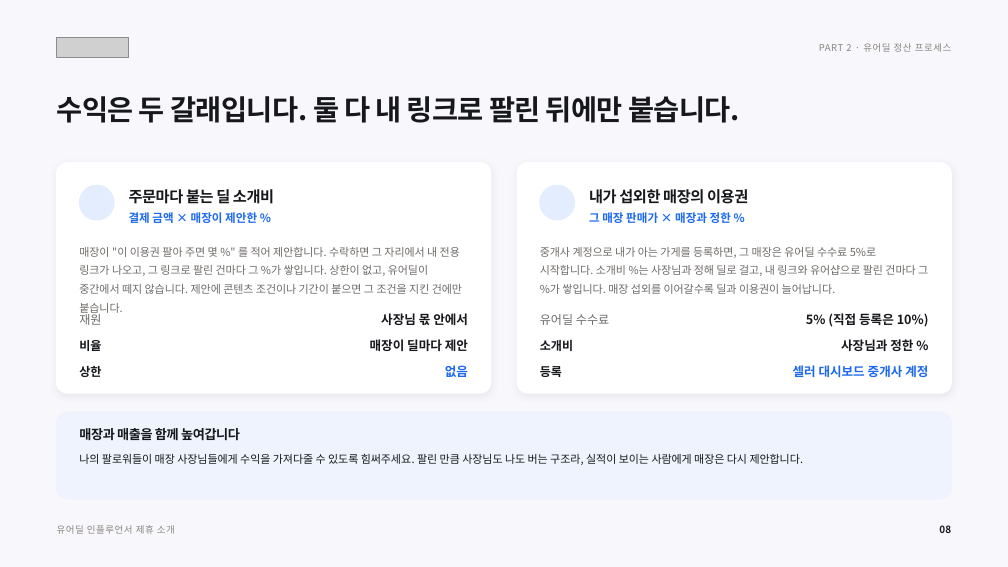
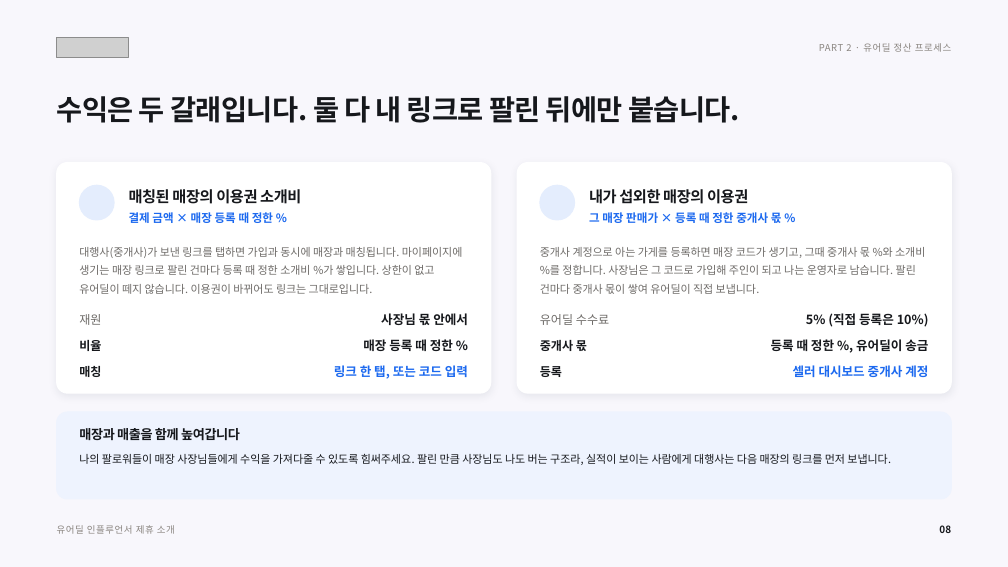
Before and after one commit to tobe2111/ur-live, a slide deck: slide 9 of docs/business/proposals/urdeal-influencer-deck.pptx. Drawn at 1008x567 pixels with LibreOffice and Linux fonts; fonts in the diff are those of the drawing; grey boxes stand for pictures; background and template pictures are left out. Boxes give left, top, right and bottom in pixels: in the first picture for what was removed or moved away, otherwise in the second. Text is boxed around its words. In the diff, an @@ line names an element or a change of style, - is before the commit and + after.

```diff
--- a/docs/business/proposals/urdeal-influencer-deck.pptx
+++ b/docs/business/proposals/urdeal-influencer-deck.pptx
@@ text at (129,189,301,204): text changed @@
-주문마다 붙는 딜 소개비
+매칭된 매장의 이용권 소개비
@@ text at (129,210,273,226): text changed @@
-결제 금액 × 매장이 제안한 %
+결제 금액 × 매장 등록 때 정한 %
@@ text at (589,212,782,223): text changed @@
-그 매장 판매가 × 매장과 정한 %
+그 매장 판매가 × 등록 때 정한 중개사 몫 %
@@ text at (79,247,462,294): text changed @@
-매장이 "이 이용권 팔아 주면 몇 %" 를 적어 제안합니다. 수락하면 그 자리에서 내 전용 링크가 나오고, 그 링크로 팔린 건마다 그 %가 쌓입니다. 상한이 없고, 유어딜이 중간에서 떼지 않습니다. 제안에 콘텐츠 조건이나 기간이 붙으면 그 조건을 지킨 건에만 붙습니다.
+대행사(중개사)가 보낸 링크를 탭하면 가입과 동시에 매장과 매칭됩니다. 마이페이지에 생기는 매장 링크로 팔린 건마다 등록 때 정한 소개비 %가 쌓입니다. 상한이 없고 유어딜이 떼지 않습니다. 이용권이 바뀌어도 링크는 그대로입니다.
@@ text at (540,247,925,294): text changed @@
-중개사 계정으로 내가 아는 가게를 등록하면, 그 매장은 유어딜 수수료 5%로 시작합니다. 소개비 %는 사장님과 정해 딜로 걸고, 내 링크와 유어샵으로 팔린 건마다 그 %가 쌓입니다. 매장 섭외를 이어갈수록 딜과 이용권이 늘어납니다.
+중개사 계정으로 아는 가게를 등록하면 매장 코드가 생기고, 그때 중개사 몫 %와 소개비 %를 정합니다. 사장님은 그 코드로 가입해 주인이 되고 나는 운영자로 남습니다. 팔린 건마다 중개사 몫이 쌓여 유어딜이 직접 보냅니다.
@@ text at (363,339,453,351): text changed @@
-매장이 딜마다 제안
+매장 등록 때 정한 %
@@ text at (540,340,587,351): text changed @@
-소개비
+중개사 몫
@@ text at (771,339,928,351): text changed @@
-사장님과 정한 %
+등록 때 정한 %, 유어딜이 송금
@@ text at (79,366,101,377): text changed @@
-상한
+매칭
@@ text at (334,365,468,379): text changed @@
-없음
+링크 한 탭, 또는 코드 입력
@@ text at (79,454,891,465): text changed @@
-나의 팔로워들이 매장 사장님들에게 수익을 가져다줄 수 있도록 힘써주세요. 팔린 만큼 사장님도 나도 버는 구조라, 실적이 보이는 사람에게 매장은 다시 제안합니다.
+나의 팔로워들이 매장 사장님들에게 수익을 가져다줄 수 있도록 힘써주세요. 팔린 만큼 사장님도 나도 버는 구조라, 실적이 보이는 사람에게 대행사는 다음 매장의 링크를 먼저 보냅니다.
```
Also in this commit, not shown: 14 other slides changed, 11 other files.
